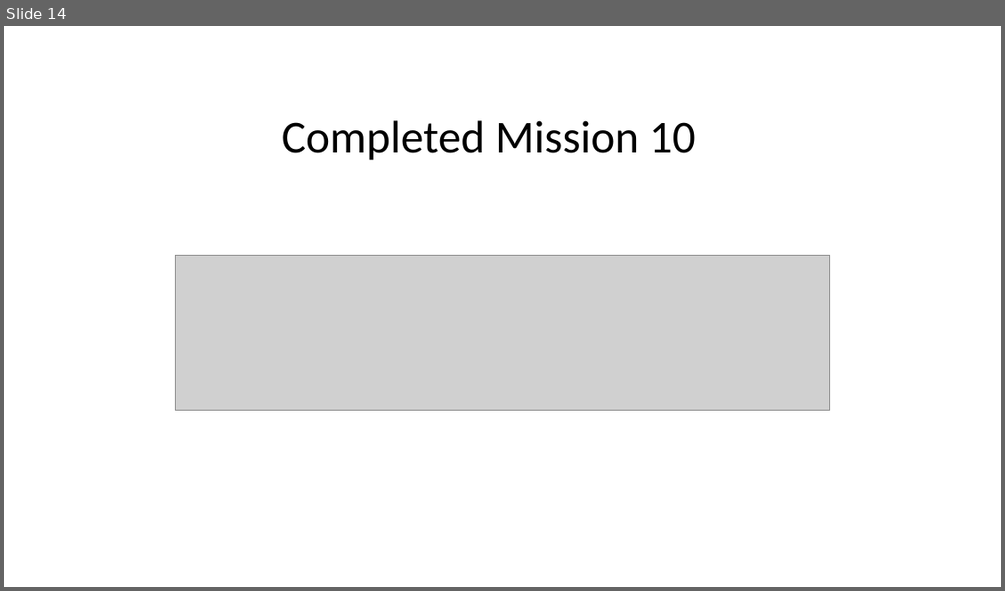
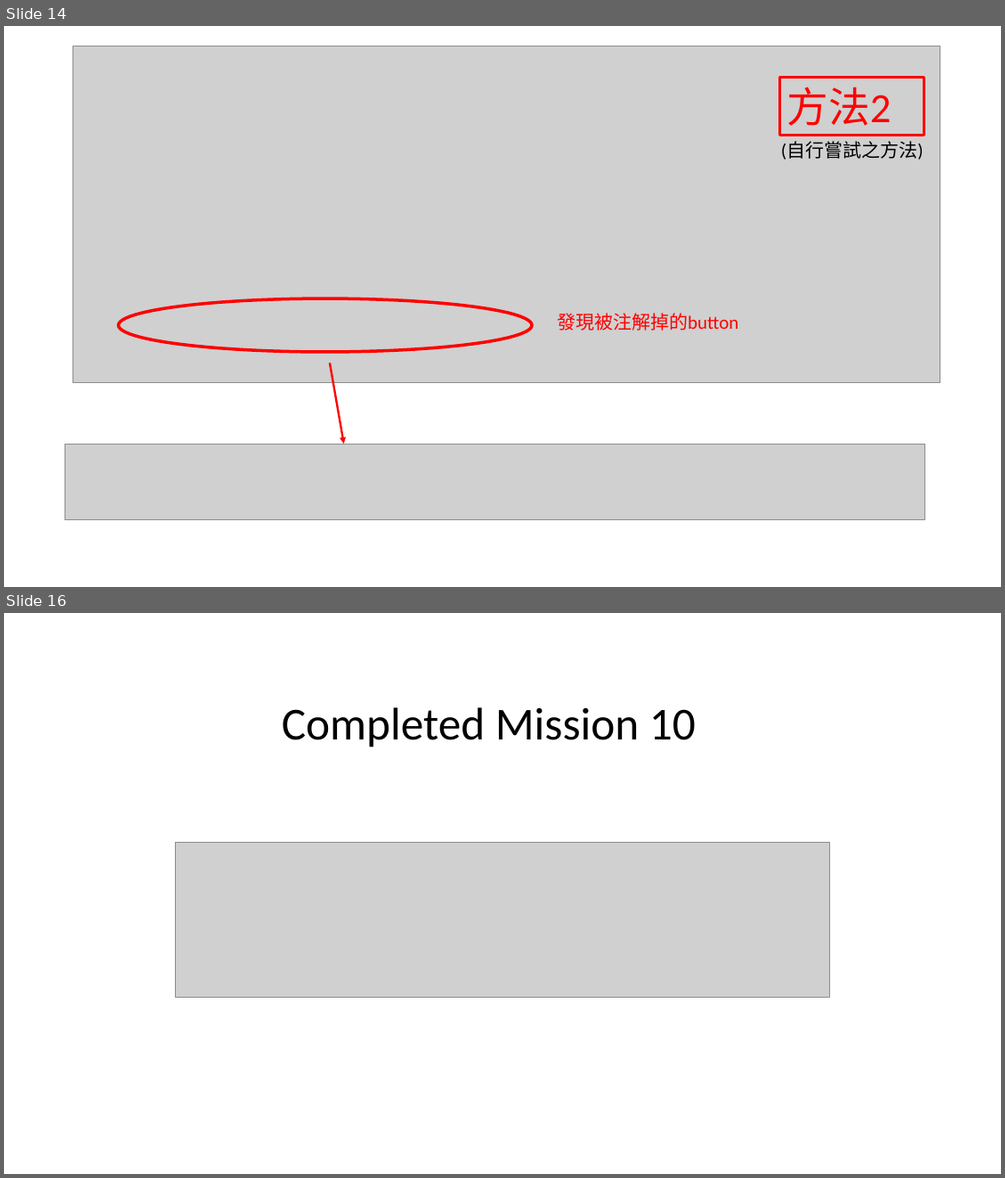
Before and after one commit to cislab-ntut/HackThisSite_Project3_Team4, a slide deck: hackthissite-realistic 10.pptx. Shown one above the other, each under a label of ours: slide 14 before the commit, slides 14 and 16 after it; the slides between them are not shown. The pictures are 1005x591 and 1005x1178 pixels, drawn with LibreOffice and Linux fonts; fonts in the diff are those of the drawing; grey boxes stand for pictures. Boxes give left, top, right and bottom in pixels: in the first picture for what was removed or moved away, otherwise in the second. Text is boxed around its words. In the diff, an @@ line names an element or a change of style, - is before the commit and + after.

```diff
--- a/hackthissite-realistic 10.pptx
+++ b/hackthissite-realistic 10.pptx
@@ slide 14 added at [4,26,1001,587], background #FFFFFF @@
@@ picture added at [73,46,940,383] @@
@@ rectangle added at [779,77,923,135], outline #FF0000 3 pt, 40 pt, text #FF0000 @@
+方法2
@@ text added at [781,142,923,160], 18 pt, text #000000 @@
+(自行嘗試之方法)
@@ ellipse added at [119,298,532,351], outline #FF0000 3 pt @@
@@ text added at [557,313,738,330], 18 pt, text #FF0000 @@
+發現被注解掉的button
@@ arrow added from (330, 362) to (343, 443), #FF0000 2 pt @@
@@ picture added at [65,443,925,520] @@
@@ what was slide 14 is now slide 16 @@
```
Also in this commit, not shown: 1 slide changed, 2 other slides added, 1 slide removed.
